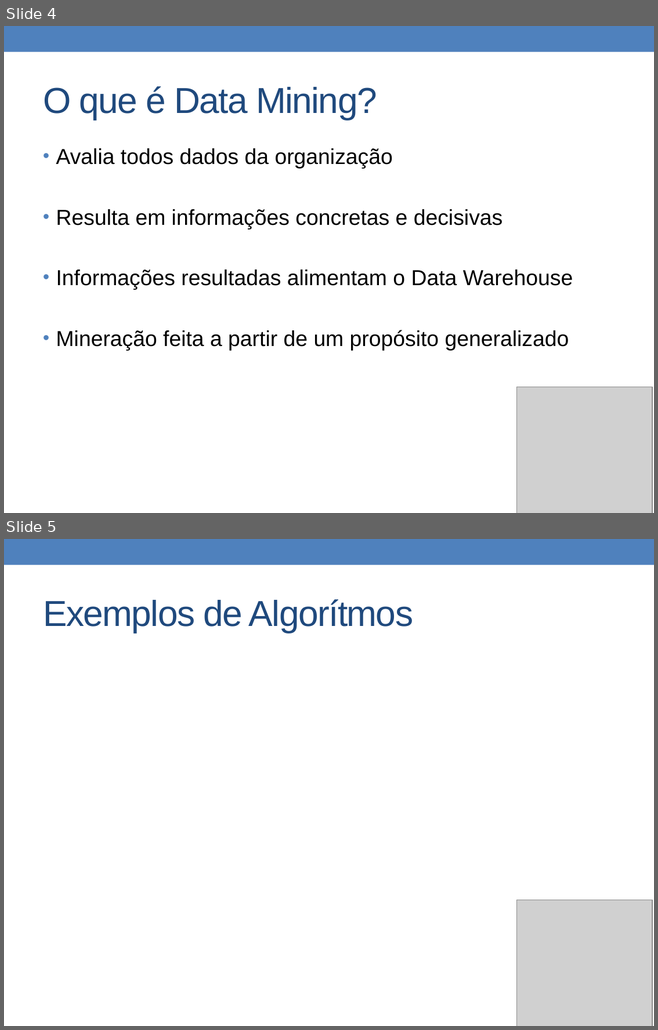
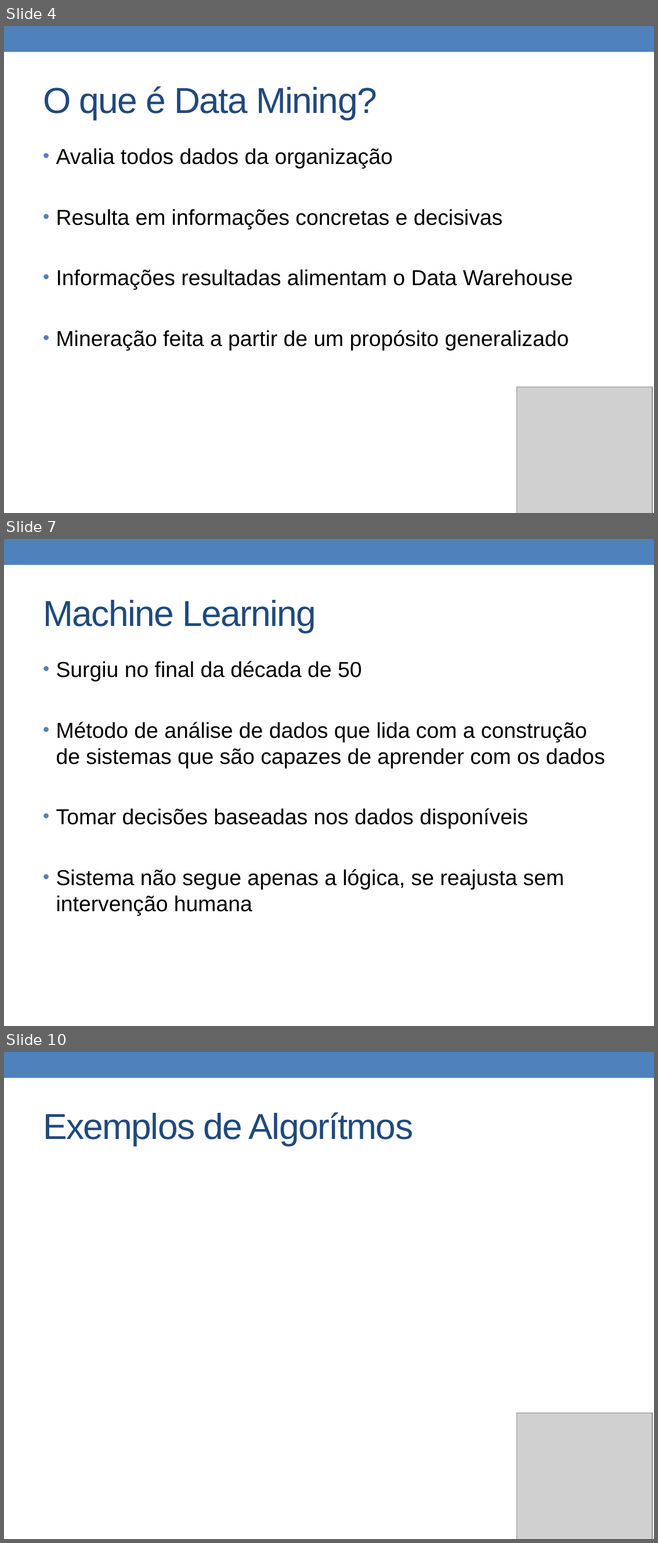
Before and after one commit to pcerioni/SEM_DATA_MINING, a slide deck: SEM_BI_DATA_MINING.pptx. Shown one above the other, each under a label of ours: slides 4 and 5 before the commit, slides 4, 7 and 10 after it; the slides between them are not shown. The pictures are 658x1030 and 658x1543 pixels, drawn with LibreOffice and Linux fonts; fonts in the diff are those of the drawing; grey boxes stand for pictures. Boxes give left, top, right and bottom in pixels: in the first picture for what was removed or moved away, otherwise in the second. Text is boxed around its words. In the diff, an @@ line names an element or a change of style, - is before the commit and + after.

```diff
--- a/SEM_BI_DATA_MINING.pptx
+++ b/SEM_BI_DATA_MINING.pptx
@@ slide 7 added at [4,539,654,1026], background #FFFFFF; not listed: 1 template element that a slide beside it also shows @@
@@ title added at [43,600,316,633], 40 pt, text #1F497D @@
+Machine Learning
@@ text added at [56,661,605,915], 24 pt, text #000000 @@
+• Surgiu no final da década de 50
+• Método de análise de dados que lida com a construção de sistemas que são capazes de aprender com os dados
+• Tomar decisões baseadas nos dados disponíveis
+• Sistema não segue apenas a lógica, se reajusta sem intervenção humana
@@ what was slide 5 is now slide 10 @@
```
Also in this commit, not shown: 4 other slides added, 1 slide removed.
